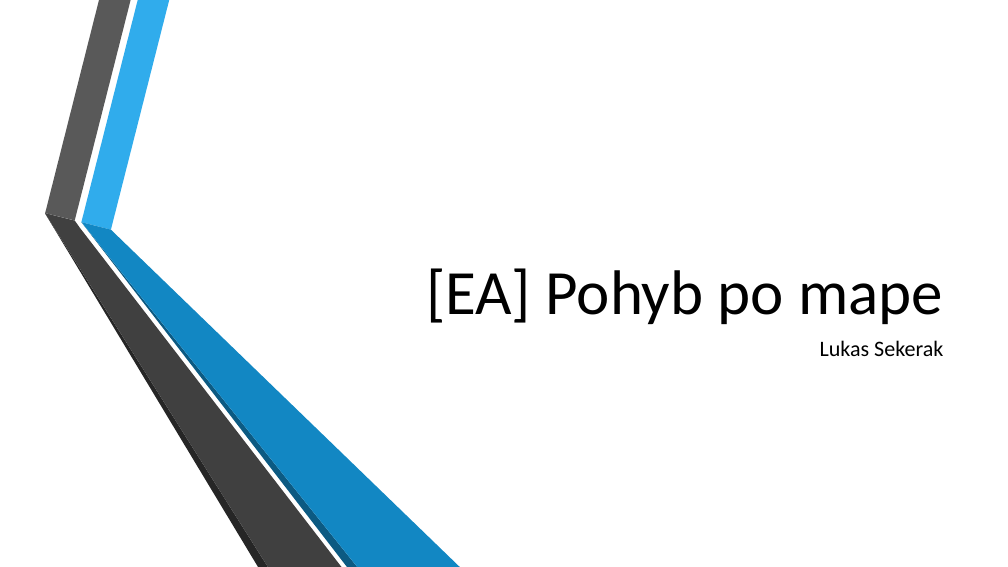
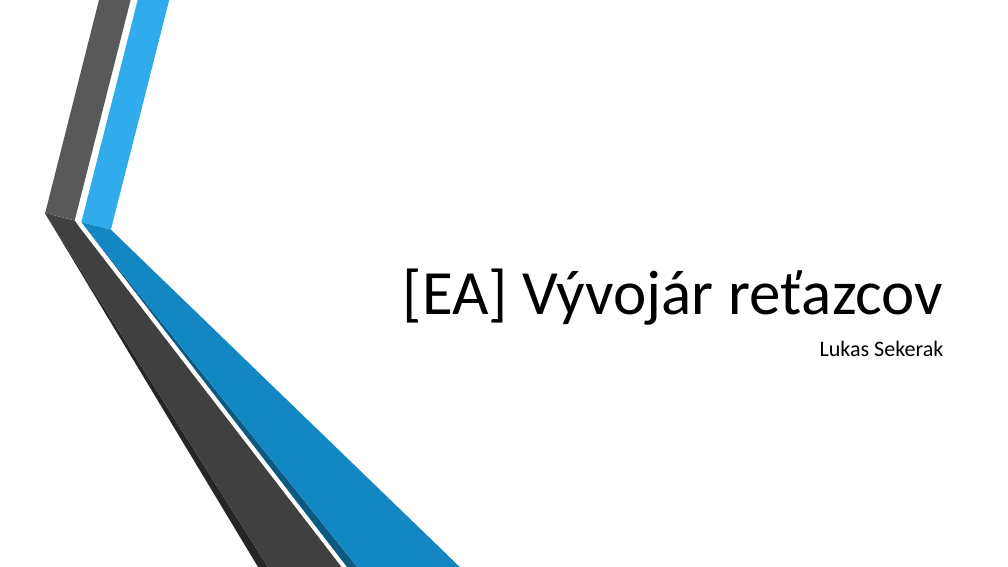
Before and after one commit to sekys/fiit-evo.turnaj, a slide deck: slide 1 of prezentacia.pptx. Drawn at 1008x567 pixels with LibreOffice and Linux fonts; fonts in the diff are those of the drawing; background and template pictures are left out. Boxes give left, top, right and bottom in pixels: in the first picture for what was removed or moved away, otherwise in the second. Text is boxed around its words. In the diff, an @@ line names an element or a change of style, - is before the commit and + after.

```diff
--- a/prezentacia.pptx
+++ b/prezentacia.pptx
@@ title at bbox=[403, 268, 943, 325]: text changed @@
-[EA] Pohyb po mape
+[EA] Vývojár reťazcov
```
Also in this commit, not shown: 1 other slide changed, 4 slides added, 3 slides removed, 9 other files.
